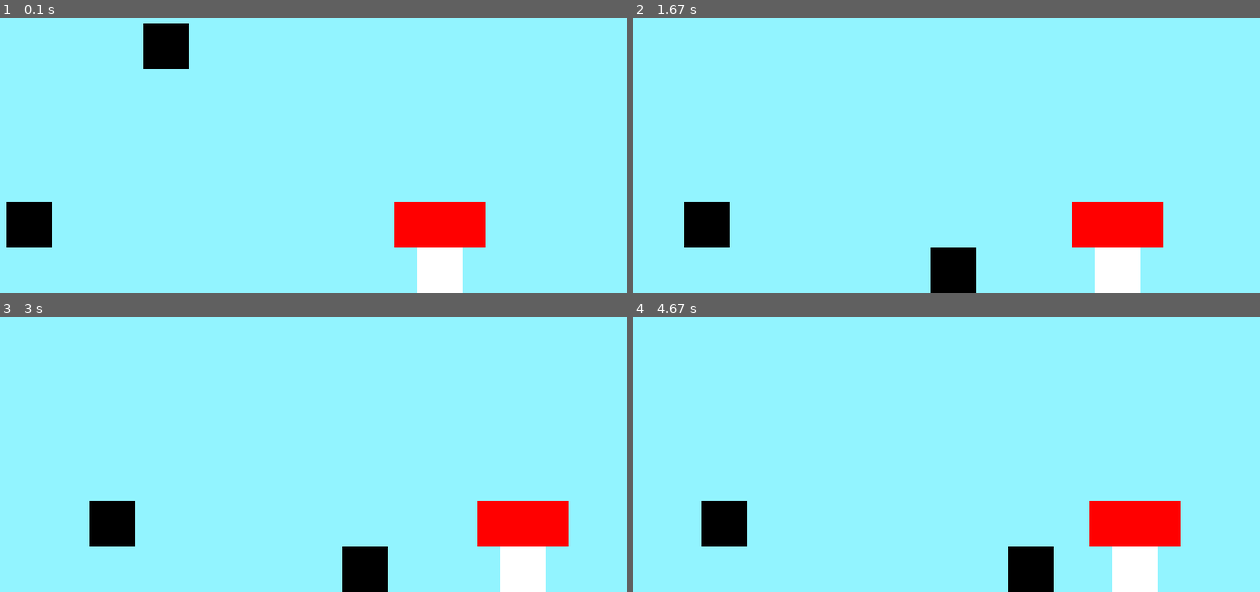
Above: before the commit, frames 1-4 (two rows, left to right).
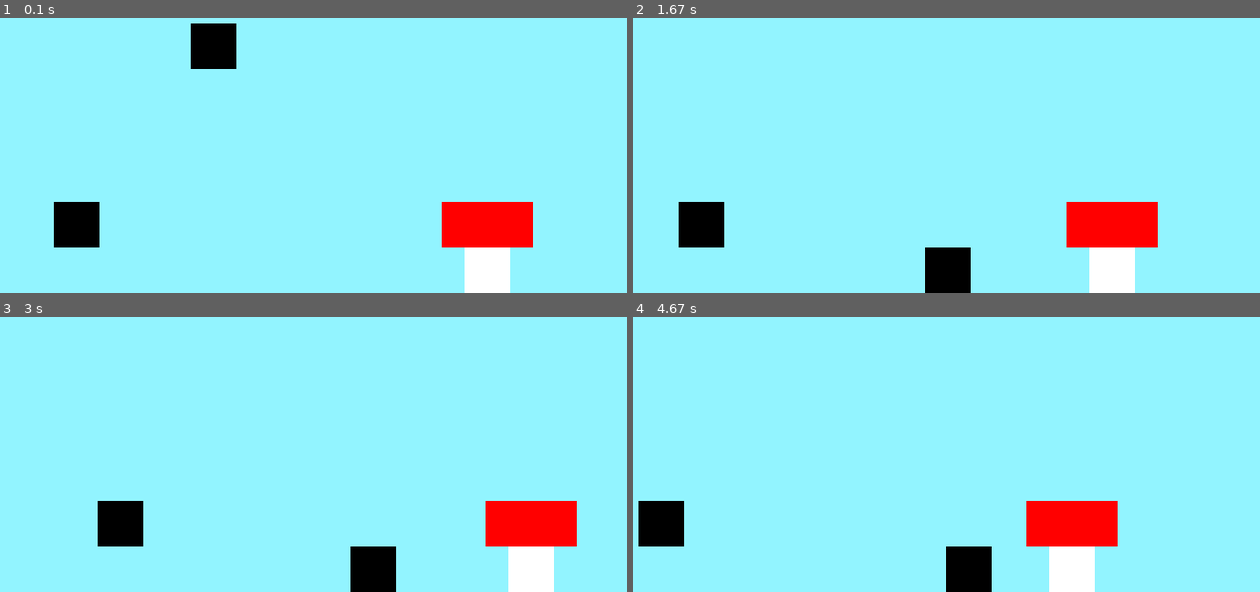
Above: after the commit, the same moments.

Repository: Jobjob321/Pygame-Platformer
Game: pygame game, started from main.py
Same seed, same stepped clock (60 frames per second), same inputs: the game is played once before the commit and once after it.
Inputs:
- Up to frame 1 (0.1 s): no input
- Up to frame 2 (1.67 s): hold Right 0.33-0.8 s; hold Right 0.83-1.3 s; hold Left from 1.33 s (still down)
- Up to frame 3 (3 s): release Left at 1.87 s; hold Left 1.9-2.3 s; hold Right 2.33-2.97 s
- Up to frame 4 (4.67 s): hold Left 3-3.47 s; hold Right 3.5-3.97 s; hold Right 4-4.47 s; hold Left from 4.5 s (still down)

The runs differ from the first frame. In frame 1, 9.7% of the frame differs, in the area x 1-86%, y 1-100%; in frame 2, 1.2%; in frame 3, 1.7%; in frame 4, 10%, in the area x 0-88%, y 66-100%.

Commit message:
Fixed Some Values

Diff:
--- a/main.py
+++ b/main.py
@@ -25,7 +25,7 @@
 
 player = Player()
 #objects
-objects = [Object(50-scroll[0],700,50,50, (0,0,0)), Object(500, 750, 50, 50, (255,255,255)), Object(475, 700, 100, 50, (255,0,0))]
+objects = [Object(50,700,50,50, (0,0,0)), Object(500, 750, 50, 50, (255,255,255)), Object(475, 700, 100, 50, (255,0,0))]
 while Running:
     clock.tick(300)
     now = time.time()
@@ -34,8 +34,8 @@
     screen.fill((146,244,255))
 
 
-    scroll[0] += (player.position.x-scroll[0] - WINDOW_SIZE[0]/2)/200
-    scroll[1] += (player.position.y-scroll[1] - WINDOW_SIZE[1]/2)/200
+    scroll[0] += (player.position.x-scroll[0] - WINDOW_SIZE[0]/2)/30
+    scroll[1] += (player.position.y-scroll[1] - WINDOW_SIZE[1]/2)/30
     if scroll[1] > 0:
         scroll[1] = 0
 
